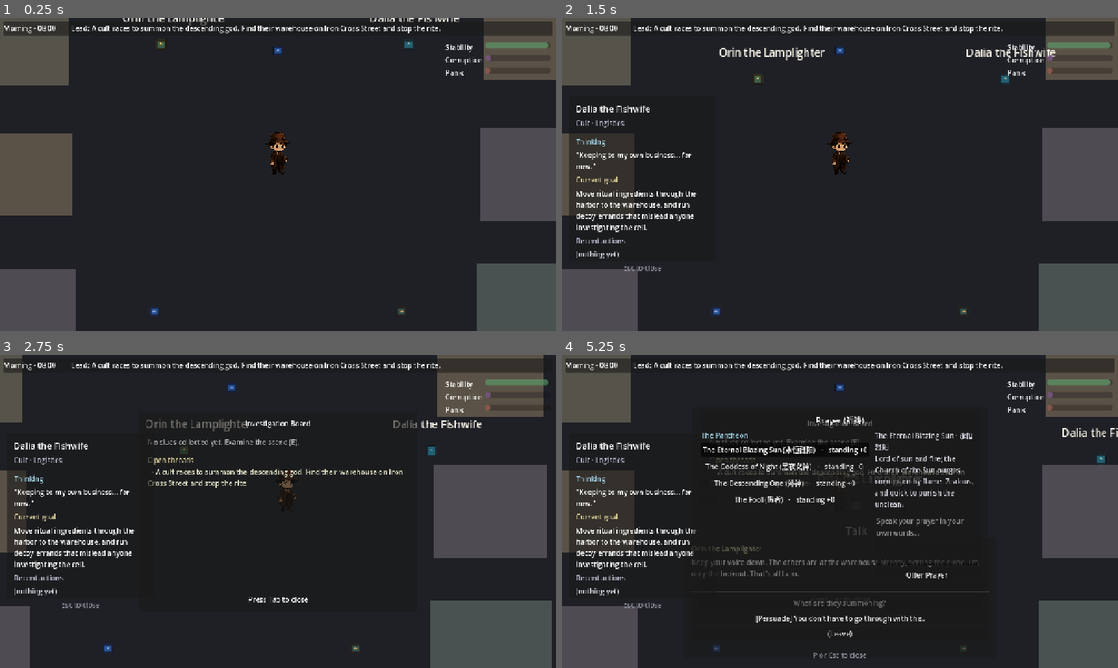
Above: before the commit, frames 1-4 (two rows, left to right).
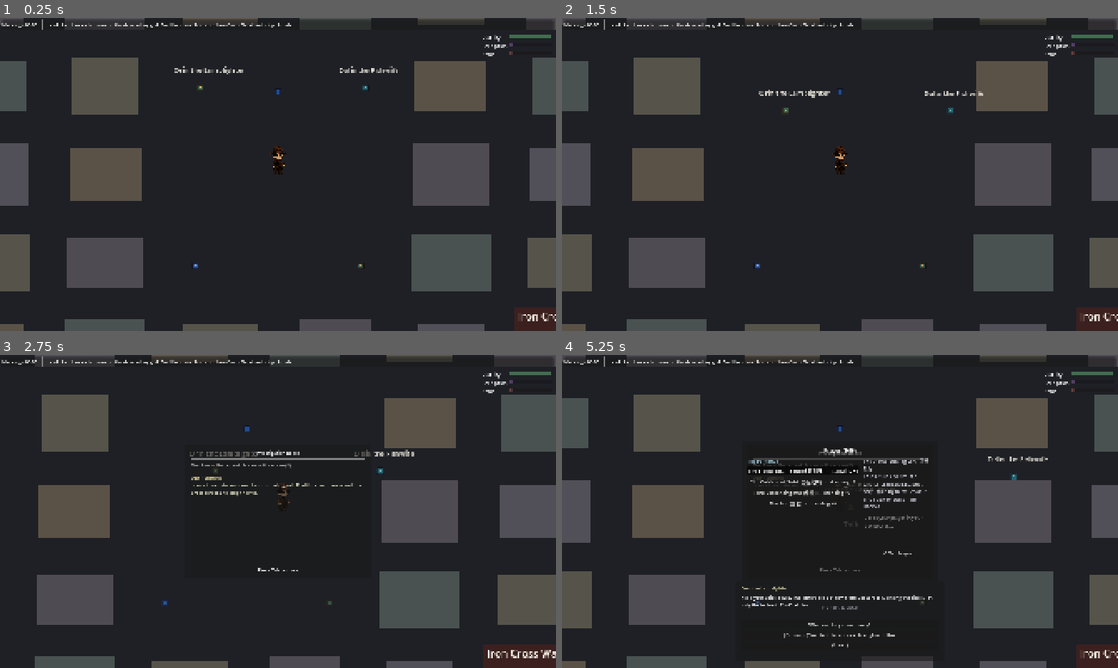
Above: after the commit, the same moments.

Repository: MaEnqiMark/Tingen-Game
Game: Godot game, scene res://scenes/Main.tscn
Same seed, same stepped clock (60 frames per second), same inputs: the game is played once before the commit and once after it. The engine's default icon, where the game draws it, is replaced by a stand-in: a white triangle on a blue panel in a dark square.
Inputs (mouse positions are in pixels of both pictures, inside the frame that each line leads up to):
- Up to frame 1 (0.25 s): no input
- Up to frame 2 (1.5 s): drag from (728, 52) to (979, 52) at 0.52 s; drag from (1001, 71) to (751, 71) at 1.27 s
- Up to frame 3 (2.75 s): move the mouse to (333, 442) at 2.02 s; hold D (move_right) from 2.03 s (still down); hold Tab (toggle_board) from 2.03 s (still down); tap E (interact) at 2.3 s
- Up to frame 4 (5.25 s): release D (move_right) at 2.75 s; release Tab (toggle_board) at 2.75 s; drag from (812, 574) to (995, 452) at 2.77 s; move the mouse to (1006, 558) at 3.52 s; hold A (move_left) 3.53-4.25 s; hold P (toggle_prayer) 3.53-4.25 s; tap E (interact) at 3.8 s; drag from (673, 464) to (828, 386) at 4.27 s; move the mouse to (867, 511) at 5.02 s; hold S (move_down) from 5.03 s (still down); hold E (interact) from 5.03 s (still down); click (867, 511) at 5.17 s

The runs differ from the first frame. In frame 1, 32% of the frame differs, in the area x 0-100%, y 0-100%; in frame 2, 32%; in frame 3, 33%; in frame 4, 37%.

Commit message:
feat: restore reachable warehouse rite site + rebind debug log to L
Restore the descending-god (降临) rite site into the authored world. The
simulation still anchors the warehouse at map_to_world(WAREHOUSE_MAP) ==
(1802.5,1302.0): cultist (教徒) convergence (AmbientSidecar.WAREHOUSE), the
proximity-gated rite (ActionCommit.RITE_RADIUS), and the player cache
sabotage all pivot on that one point. But in CityBlocks it fell inside the
collider of building B_r5_c6, so the player could never reach it. Keep the
locked sim anchor and make the scene agree: remove B_r5_c6, add an open
"Iron Cross Warehouse" courtyard marker (no collider, drawn above Ground
but below Buildings), and place a WarehouseCache sabotage interactable on
the anchor at (1802.5, 1302).

Rebind the debug event-log toggle (toggle_debug) from F1 to L. Function keys
are awkward on macOS; L is a free letter that works without Fn.

Tests: extend _test_city_blocks_scene with four rite-site guards -- a named
Warehouse marker, a sabotage_cache interactable, it sits within RITE_RADIUS
of SITES.iron_cross_warehouse, and the anchor is clear of every building
collider (reachable). Building-body count holds at 49 (was 50). Suite
529 -> 533 passed, 0 failed; headless boot clean.

Co-Authored-By: Claude Opus 4.7 <noreply@anthropic.com>

Diff:
--- a/tingen/project.godot
+++ b/tingen/project.godot
@@ -41,8 +41,9 @@
 
 [display]
 
-window/size/viewport_width=1280
-window/size/viewport_height=720
+window/size/viewport_width=1920
+window/size/viewport_height=1080
+window/size/mode=2
 window/stretch/mode="canvas_items"
 
 [input]
@@ -109,7 +110,7 @@
 }
 toggle_debug={
 "deadzone": 0.5,
-"events": [Object(InputEventKey,"resource_local_to_scene":fa …(140 unchanged characters)… d":false,"keycode":0,"physical_keycode":4194332,"key_label":0,"unicode":0,"location":0,"echo":false,"script":null)
+"events": [Object(InputEventKey,"resource_local_to_scene":fa …(140 unchanged characters)… d":false,"keycode":0,"physical_keycode":76,"key_label":0,"unicode":0,"location":0,"echo":false,"script":null)
 ]
 }
 
--- a/tingen/scenes/CityBlocks.tscn
+++ b/tingen/scenes/CityBlocks.tscn
@@ -11,6 +11,17 @@
 color = Color(0.12, 0.13, 0.16, 1)
 polygon = PackedVector2Array(0, 0, 2400, 0, 2400, 1700, 0, 1700)
 
+[node name="Warehouse" type="Polygon2D" parent="."]
+position = Vector2(1862.5, 1255.7)
+color = Color(0.235, 0.13, 0.13, 1)
+polygon = PackedVector2Array(-120, -100, 120, -100, 120, 100, -120, 100)
+
+[node name="Name" type="Label" parent="Warehouse"]
+offset_left = -110.0
+offset_top = -96.0
+text = "Iron Cross Warehouse"
+theme_override_font_sizes/font_size = 24
+
 [node name="Buildings" type="Node2D" parent="."]
 
 [node name="B_r0_c0" type="StaticBody2D" parent="Buildings"]
@@ -412,16 +423,6 @@
 
 [node name="CollisionPolygon2D" type="CollisionPolygon2D" parent="Buildings/B_r5_c5"]
 polygon = PackedVector2Array(-76.8, -62.9, 76.8, -62.9, 76.8, 62.9, -76.8, 62.9)
-
-[node name="B_r5_c6" type="StaticBody2D" parent="Buildings"]
-position = Vector2(1862.5, 1255.7)
-
-[node name="Polygon2D" type="Polygon2D" parent="Buildings/B_r5_c6"]
-color = Color(0.36, 0.33, 0.3, 1)
-polygon = PackedVector2Array(-92.8, -71, 92.8, -71, 92.8, 71, -92.8, 71)
-
-[node name="CollisionPolygon2D" type="CollisionPolygon2D" parent="Buildings/B_r5_c6"]
-polygon = PackedVector2Array(-92.8, -71, 92.8, -71, 92.8, 71, -92.8, 71)
 
 [node name="B_r5_c7" type="StaticBody2D" parent="Buildings"]
 position = Vector2(2127.5, 1255.7)
@@ -571,3 +572,9 @@
 prompt_text = "Enter the University archive"
 tint = Color(0.72, 0.6, 0.42, 1)
 target_scene = "res://scenes/UniversityArchive.tscn"
+
+[node name="WarehouseCache" parent="." instance=ExtResource("interactable")]
+position = Vector2(1802.5, 1302)
+prompt_text = "Spoil the summoning cache"
+tint = Color(0.85, 0.35, 0.3, 1)
+sabotage_cache = true
--- a/tingen/tests/run_tests.gd
+++ b/tingen/tests/run_tests.gd
@@ -1307,6 +1307,29 @@
 		"a transition door leads to the Nighthawks HQ interior")
 	_ok(door_targets.has("res://scenes/UniversityArchive.tscn"),
 		"a transition door leads to the University archive interior")
+	# The descending-god (降临) rite site, restored into the authored map. The simulation already
+	# anchors the warehouse at ActionCommit.SITES.iron_cross_warehouse (== map_to_world(WAREHOUSE_MAP)
+	# == (1802.5,1302.0)), so the scene must agree with it: (a) show a named Warehouse marker, (b)
+	# place the "spoil the cache" sabotage interactable within rite range of that point, and (c) keep
+	# the point clear of every building collider so the player can actually walk in and reach it.
+	var rite: Vector2 = ActionCommit.SITES["iron_cross_warehouse"]
+	_ok(scene.get_node_or_null("Warehouse") != null, "scene has a Warehouse rite-site marker")
+	var sabotage: Node = null
+	for n in scene.get_children():
+		if n.is_in_group("interactable") and bool(n.get("sabotage_cache")):
+			sabotage = n
+			break
+	_ok(sabotage != null, "scene has a sabotage-the-cache interactable")
+	if sabotage != null:
+		_ok((sabotage as Node2D).position.distance_to(rite) <= ActionCommit.RITE_RADIUS,
+			"the sabotage point sits within rite range of the warehouse")
+	var buried := false
+	if buildings != null:
+		for b in buildings.get_children():
+			var cp: CollisionPolygon2D = b.get_node_or_null("CollisionPolygon2D")
+			if cp != null and Geometry2D.is_point_in_polygon(rite - (b as Node2D).position, cp.polygon):
+				buried = true
+	_ok(not buried, "the rite site is clear of every building collider (reachable)")
 	scene.queue_free()
 	await process_frame
 
Not shown, changed: DESIGN_DECISIONS.md
